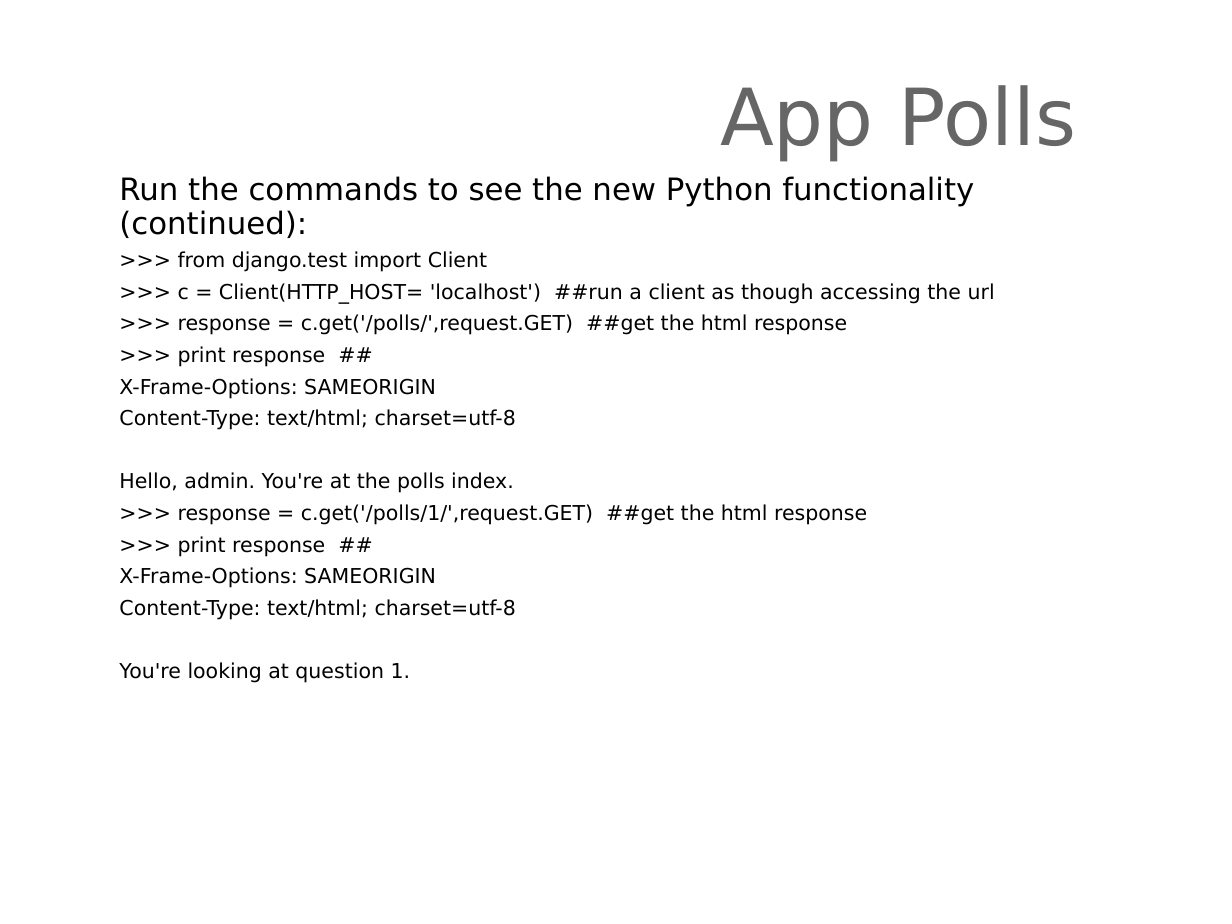
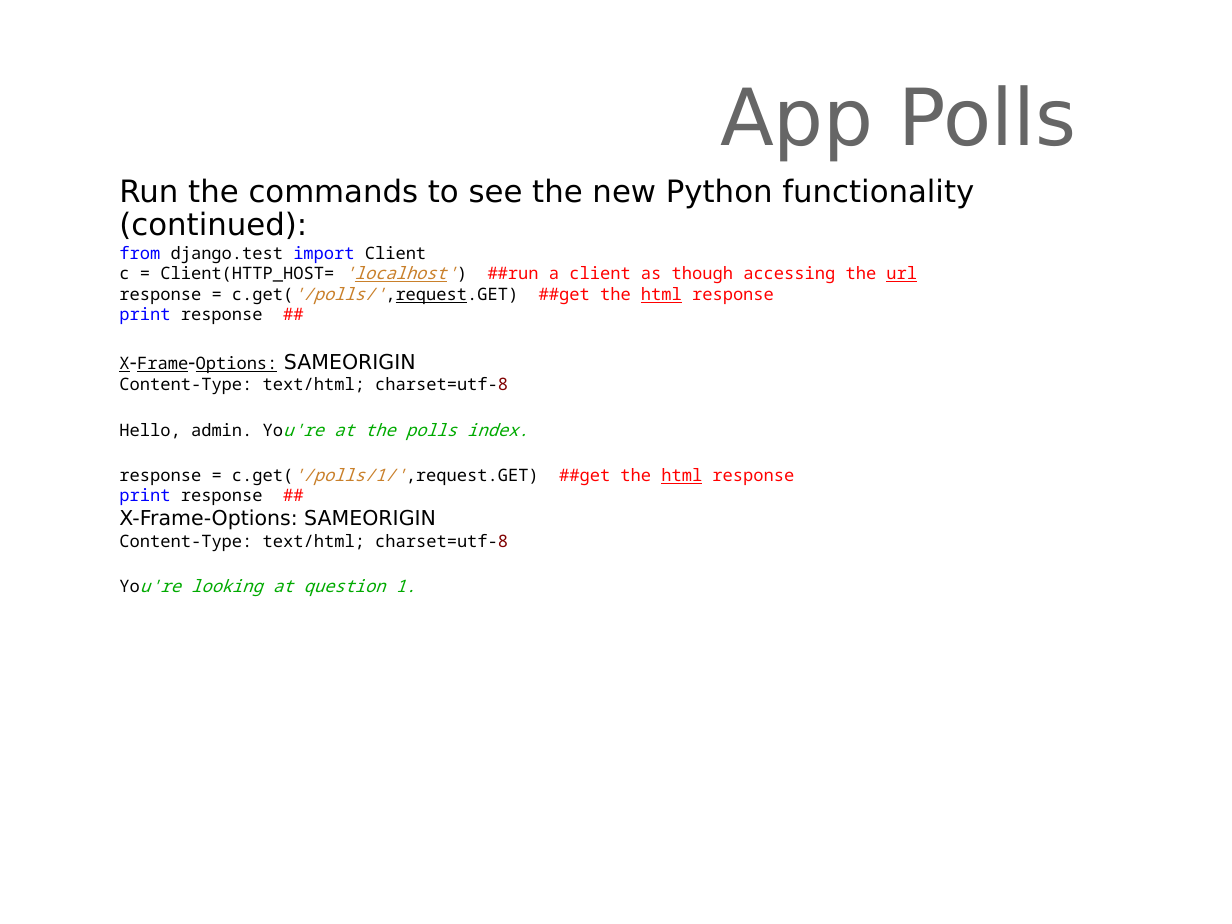
Before and after one commit to derekawilson72/CodeIT-viz-prj, a slide deck: slide 7 of Presentations/djangointroduction-Lesson03.ppt. Drawn at 1232x924 pixels with LibreOffice and Linux fonts; fonts in the diff are those of the drawing; background and template pictures are left out. Boxes give left, top, right and bottom in pixels: in the first picture for what was removed or moved away, otherwise in the second. Text is boxed around its words. In the diff, an @@ line names an element or a change of style, - is before the commit and + after.

```diff
--- a/Presentations/djangointroduction-Lesson03.ppt
+++ b/Presentations/djangointroduction-Lesson03.ppt
@@ text at <box>119,246,917,324</box>: text changed; size 12 to 10 pt; font DejaVu Sans to Noto Sans Mono @@
->>> from django.test import Client
->>> c = Client(HTTP_HOST= 'localhost') ##run a client as though accessing the url
->>> response = c.get('/polls/',request.GET) ##get the html response
->>> print response ##
+from django.test import Client
+c = Client(HTTP_HOST= 'localhost') ##run a client as though accessing the url
+response = c.get('/polls/',request.GET) ##get the html response
+print response ##
@@ text at <box>119,353,528,597</box>: size 12 to 10 pt, font DejaVu Sans to Noto Sans Mono in "X-Frame-Options:", "Content-Type: text/html; charset=utf-8", "Hello, admin. You're at the polls index.", "Content-Type: text/html; charset=utf-8" and 1 more places; underline on in "X-Frame-Options:"; text colour #000000 to #800000 in "charset=utf-8", "charset=utf-8"; text colour #000000 to #00AA00, italic on in "You're at the polls index.", "You're looking at question 1."; line spacing 0.9 to 1; less space between paragraphs @@
@@ text at <box>119,468,539,505</box>: text changed; size 12 to 10 pt; font DejaVu Sans to Noto Sans Mono @@
->>> response = c.get('/polls/1/',request.GET) ##get the html response
->>> print response ##
+response = c.get('/polls/1/',request.GET) ##get the html response
+print response ##
```
Also in this commit, not shown: 2 other slides changed, 3 other files.
